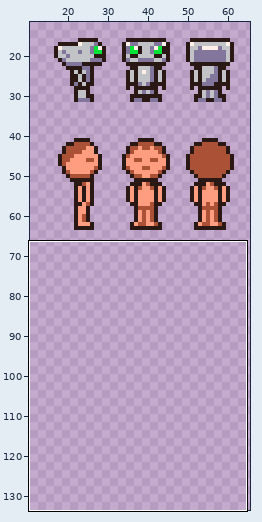
Pixel-art file -- assets/chars.aseprite. The picture above shows the old version from afar; the outline marks the close-up.
Close-up. Old version:
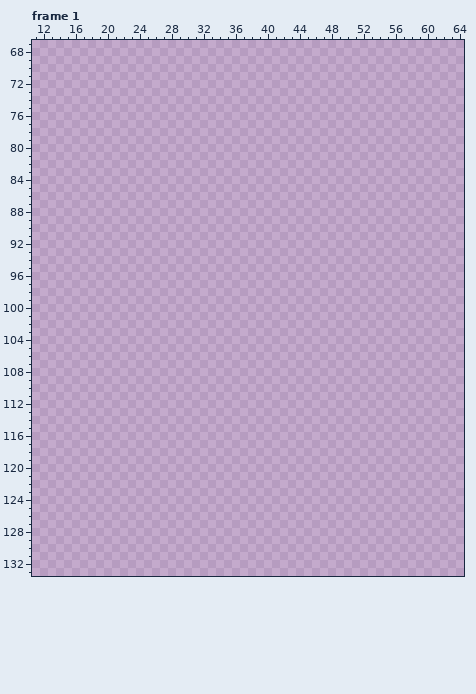
256x256 pixels, 4 frames. Shown: frame 1: x 11..64, y 67..133. The wide view leaves out empty margins. The commit also changed other frames or places, which this record leaves out.
Visible layers, top first: "Layer 1", "Layer 2".
Palette (. is transparent): 
Pixels before, frame 1 (only the part around the change), first column x 14:
 67 ...................................................
 68 ...................................................
 69 ...................................................
 70 ...................................................
 71 ...................................................
 72 ...................................................
 73 ...................................................
 74 ...................................................
 75 ...................................................
 76 ...................................................
 77 ...................................................
 78 ...................................................
 79 ...................................................
 80 ...................................................
 81 ...................................................
 82 ...................................................
 83 ...................................................
 84 ...................................................
 85 ...................................................
 86 ...................................................
 87 ...................................................
 88 ...................................................
 89 ...................................................
 90 ...................................................
 91 ...................................................
 92 ...................................................
 93 ...................................................
 94 ...................................................
 95 ...................................................
 96 ...................................................
 97 ...................................................
 98 ...................................................
 99 ...................................................
100 ...................................................
101 ...................................................
102 ...................................................
103 ...................................................
104 ...................................................
105 ...................................................
106 ...................................................
107 ...................................................
108 ...................................................
109 ...................................................
110 ...................................................
111 ...................................................
112 ...................................................
113 ...................................................
114 ...................................................
115 ...................................................
116 ...................................................
117 ...................................................
118 ...................................................
119 ...................................................
120 ...................................................
121 ...................................................
122 ...................................................
123 ...................................................
124 ...................................................
125 ...................................................
126 ...................................................
127 ...................................................
128 ...................................................
129 ...................................................
130 ...................................................
131 ...................................................
132 ...................................................
133 ...................................................
The same view after the edit:
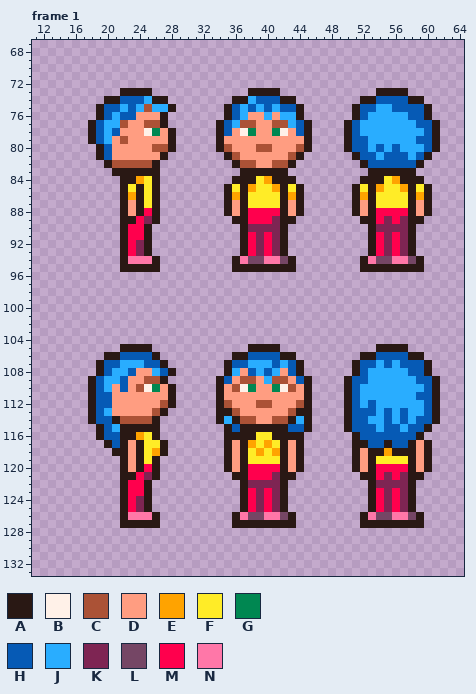
Colours new in this view: A #291814  B #fff1e8  C #ab5236  D #ff9d81  E #ffa300  F #ffec27  G #008751  H #065ab5  J #29adff  K #7e2553  L #754665  M #ff004d  N #ff77a8
The author wrote: npc sprites and initial tiles
The exact change:
layer "npc2" added
layer "npc1" added
Changed rows in their new state; - is an unchanged pixel.
Frame 1, layers "npc1", "npc2":
first column x 18:
 73 ----AAAA------------AAAA------------AAAA----
 74 --AAHHHJAA--------AAJHHHAA--------AAHHHHAA--
 75 -AHHJHJCJJA------AHJHJHJHHA------AHHJJHHHHA-
 76 -AHJHHDDDA-------AHJDDJDJJA------AHJJJJJHHA-
 77 AHJJCDDCCA------AHJCCDDCCJHA----AHJJJJJJJHHA
 78 AHJHDDDBGDA-----AHDBGDDGBDHA----AHJJJJJJJJHA
 79 AHJDCDDDDDA-----ADDDDDDDDDDA----AHHJJJJJJHHA
 80 -AHDDDDDCCA-----ACDDDCCDDDCA----AHHJHJHJJJHA
 81 -AHDDDDDDA-------ACDDDDDDCA------AHHJHHHJHA-
 82 --ACCCCCA---------ACCDDCCA--------AHHHHHHA--
 83 ---AAAAAA----------AAAAAA----------AAAAAA---
 84 ----AAEFA---------AAAFEAAA--------AAAFEAAA--
 85 ----AFAFA--------AFAEFFEAFA------AFAEFFEAFA-
 86 ----AEAFA--------AEAFFFFAEA------AEAFFFFAEA-
 87 ----ADAFA--------ADAFFFFADA------ADAFFFFADA-
 88 ----ADAMA--------ADAMMMMADA------ADAMMMMADA-
 89 ----AAMKA---------AAMMMKAA--------AAMKMKAA--
 90 ----AMMA-----------AKKKKA----------AKKKKA---
 91 ----AMMA-----------AMKMKA----------AMKMKA---
 92 ----AMKA-----------AMKMKA----------AMKMKA---
 93 ----AMKA-----------AMKMKA----------AMKMKA---
 94 ----ANNNA---------ANLLNNLA--------ANLLNNLA--
 95 ----AAAAA---------AAAAAAAA--------AAAAAAAA--
first column x 18:
105 ----AAAA------------AAAA------------AAAA----
106 --AAHHHHA---------AAHHHHAA--------AAHHHHAA--
107 -AHHJJJHHA-------AHHJJJHJHA------AHHJHJHHHA-
108 -AHJJHDDJHA------AJDHJHJDHA------AHJJJJJHHA-
109 AHJJHDDCCA------AHDCCDJCCDHA----AHHJJJJJJHHA
110 AHJDHDCBGDA-----ADCBGDDGBCDA----AHJJJJJJJJHA
111 AHHDDDDDDDA-----ADDDDDDDDDDA----AHJJJJJJJHHA
112 AHHDDDDDDCA-----ACDDDCCDDDCA----AHJHJJJJJJHA
113 AHJDDDDDCA------AACDDDDDDCAA----AHHHJHJHJJHA
114 AHHACCCCA-------AJACCDDCCAJA----AHHJJHJHJHHA
115 -AHJAAAAA--------AHAAAAAAHHA----AHHHJHHJHHA-
116 -AHHAAEFA--------AAAAFFAAAA------AHHHHHHHA--
117 --AHADAFFA-------ADAEFEFADA------AAHHAHHADA-
118 ---AADAFEA-------ADAFEFEADA------ADAAEAAADA-
119 ----ADAFA--------ADAFFFFADA------ADAFFFFADA-
120 ----ADAMA--------ADAMMMMADA------ADAMMMMADA-
121 ----AAMKA---------AAMMMKAA--------AAMKMKAA--
122 ----AMMA-----------AKKKKA----------AKKKKA---
123 ----AMMA-----------AMKMKA----------AMKMKA---
124 ----AMKA-----------AMKMKA----------AMKMKA---
125 ----AMKA-----------AMKMKA----------AMKMKA---
126 ----ANNNA---------ANLLNNLA--------ANLLNNLA--
127 ----AAAAA---------AAAAAAAA--------AAAAAAAA--
Pixel boxes of the changes (left, top, right, bottom) in both close-ups:
added: (88, 88, 176, 272)
added: (216, 88, 312, 272)
added: (344, 88, 440, 272)
added: (88, 344, 176, 528)
added: (216, 344, 312, 528)
added: (344, 344, 440, 528)
